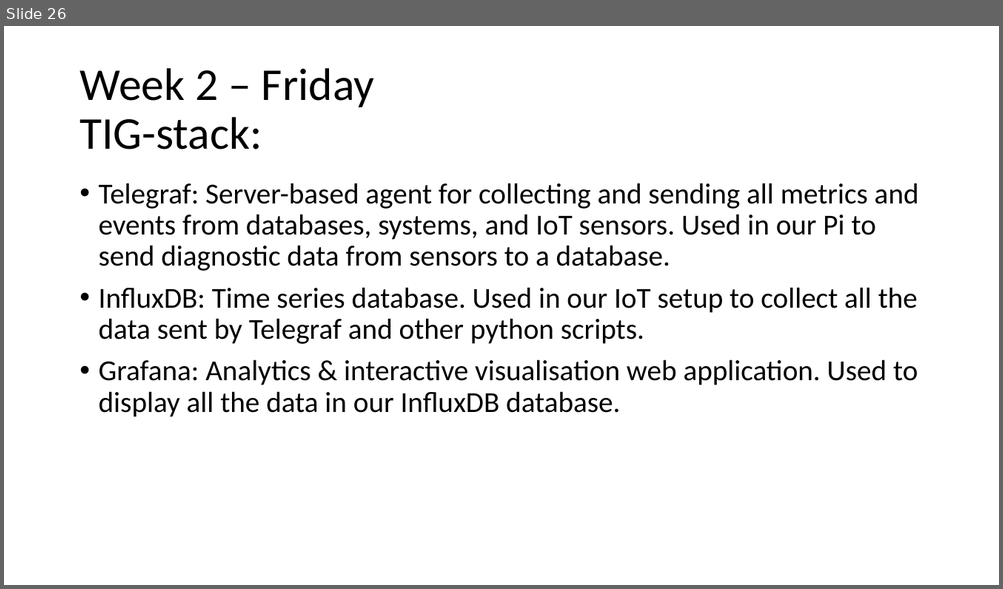
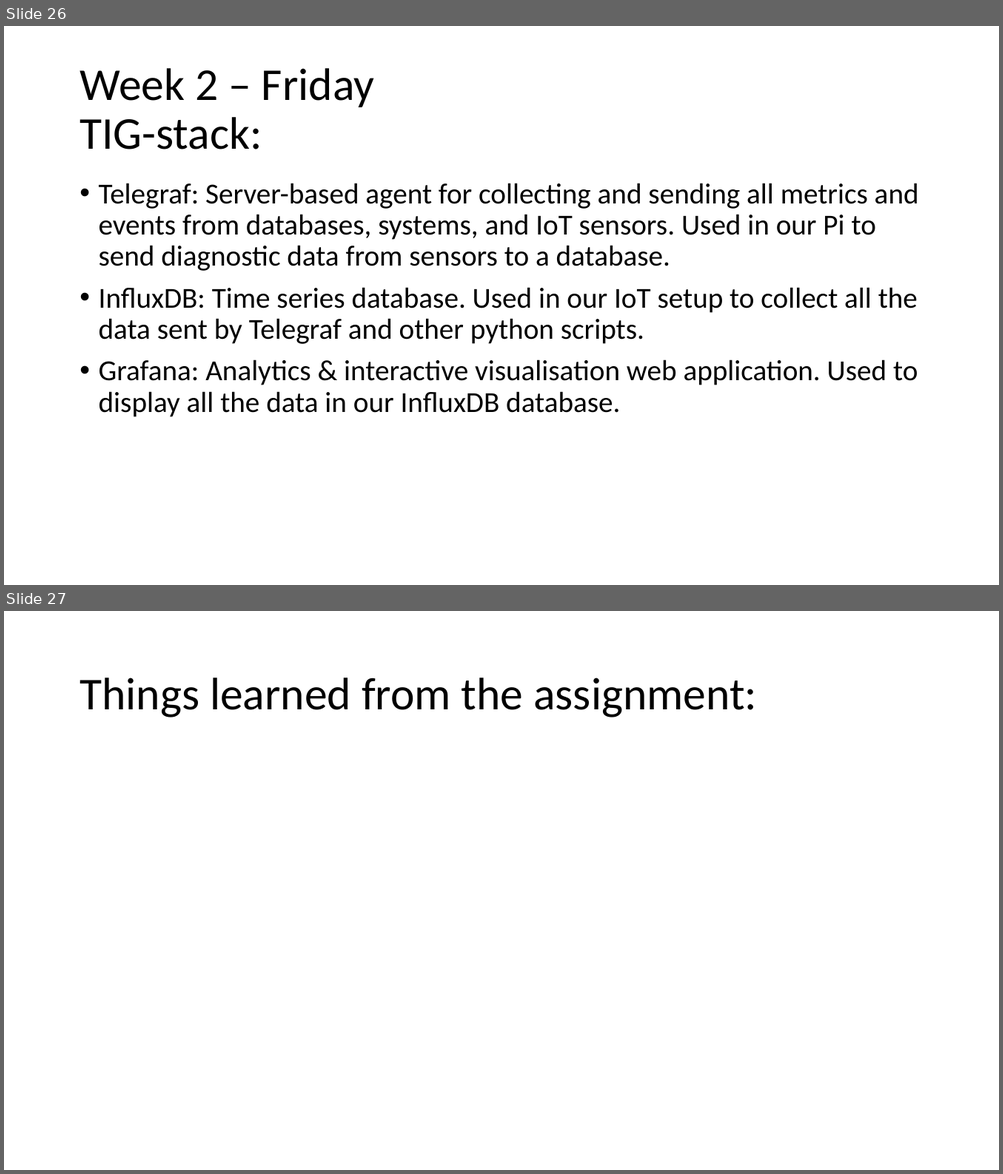
Before and after one commit to lamersfa/Python-Training-wk2226, a slide deck: Information learned during Python training.pptx. Shown one above the other, each under a label of ours: slide 26 before the commit, slides 26 and 27 after it. The pictures are 1003x589 and 1003x1174 pixels, drawn with LibreOffice and Linux fonts; fonts in the diff are those of the drawing. Boxes give left, top, right and bottom in pixels: in the first picture for what was removed or moved away, otherwise in the second. Text is boxed around its words. In the diff, an @@ line names an element or a change of style, - is before the commit and + after.

```diff
--- a/Information learned during Python training.pptx
+++ b/Information learned during Python training.pptx
@@ slide 27 added at [4,611,999,1170], background #FFFFFF @@
@@ title added at [79,678,757,718], 44 pt, text #000000 @@
+Things learned from the assignment:
```
Also in this commit, not shown: 10 other files.
